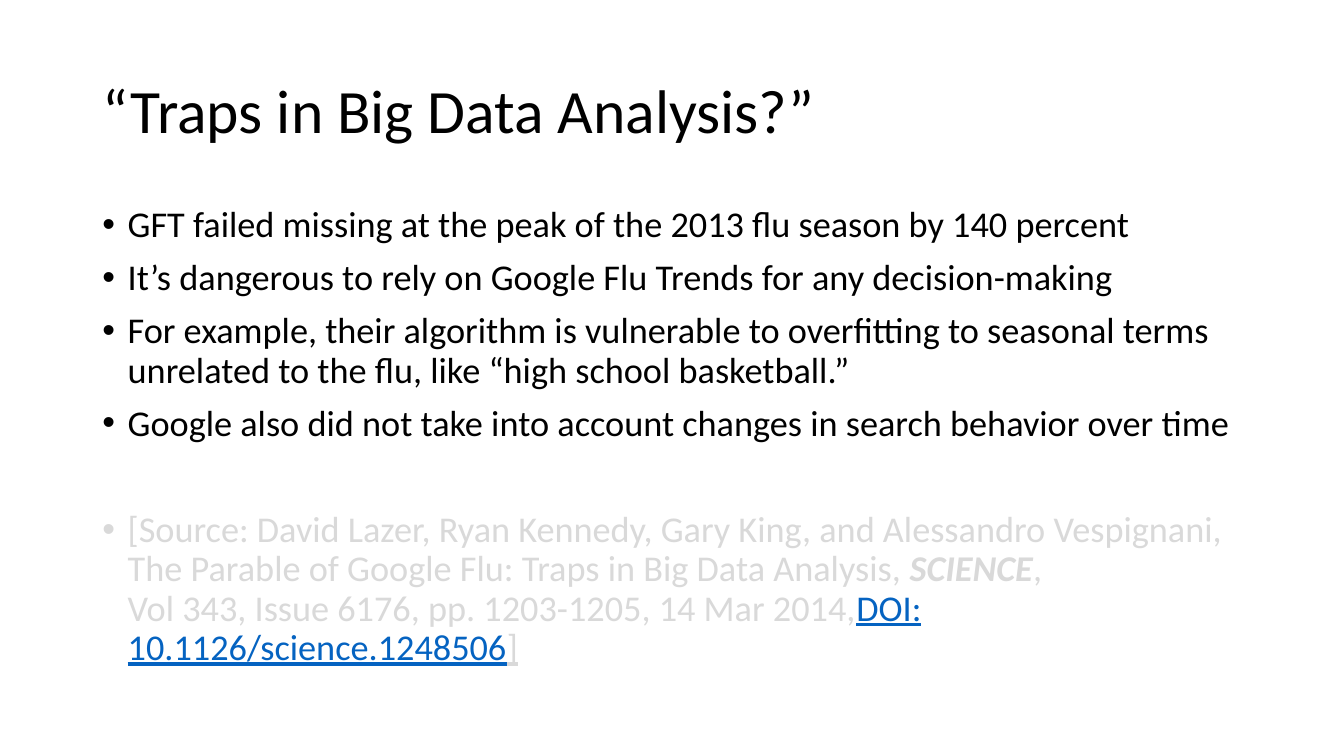
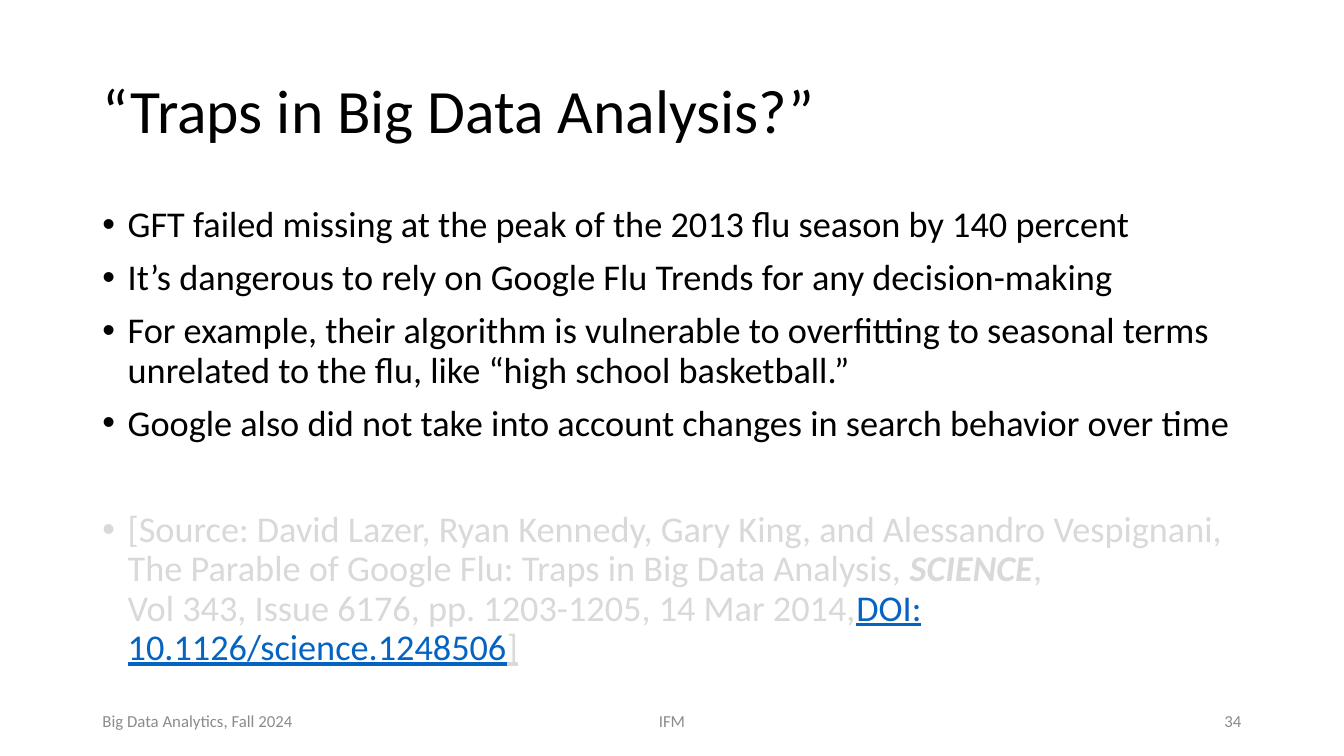
Before and after one commit to chriswjh/chriswjh.github.io, a slide deck: slide 34 of BDA_IFM/01-Introduction.pptx. Drawn at 1344x756 pixels with LibreOffice and Linux fonts; fonts in the diff are those of the drawing. Boxes give left, top, right and bottom in pixels: in the first picture for what was removed or moved away, otherwise in the second. Text is boxed around its words. In the diff, an @@ line names an element or a change of style, - is before the commit and + after.

```diff
--- a/BDA_IFM/01-Introduction.pptx
+++ b/BDA_IFM/01-Introduction.pptx
@@ text added at (x1=102, y1=715, x2=292, y2=730), 12 pt, text #8C8C8C @@
+Big Data Analytics, Fall 2024
@@ text added at (x1=659, y1=716, x2=685, y2=727), 12 pt, text #8C8C8C @@
+IFM
@@ page number added at (x1=1224, y1=716, x2=1241, y2=727), 12 pt, text #8C8C8C @@
+34
```
Also in this commit, not shown: 38 other slides changed.
